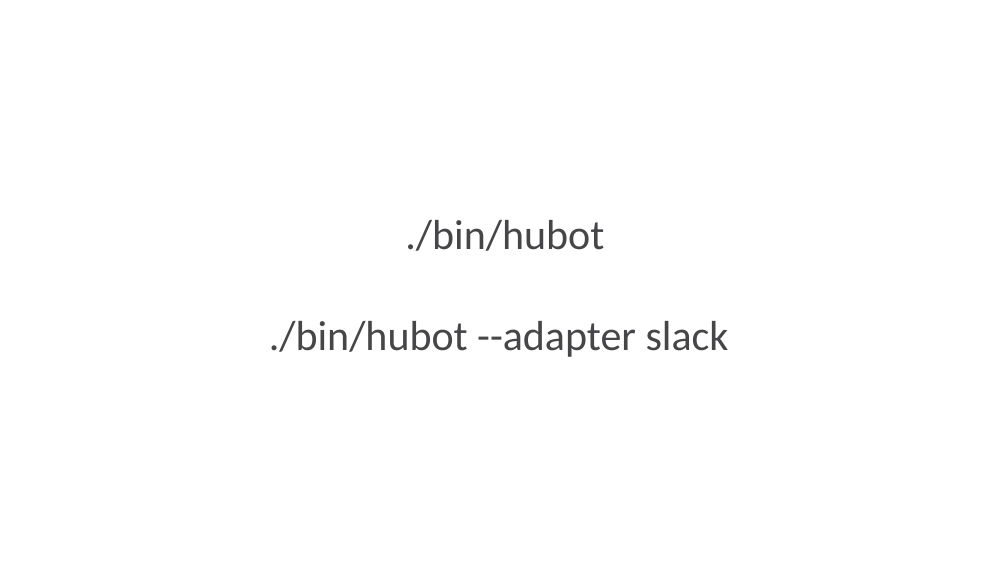
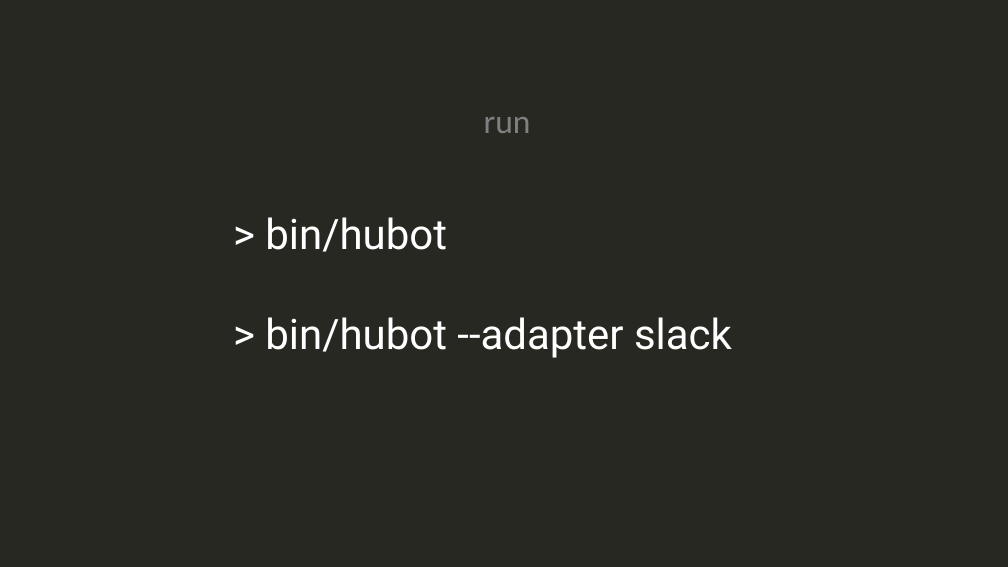
Before and after one commit to SneakyPeet/jsinsabot, a slide deck: slide 30 of jsinsa ChatopsV10.pptx. Drawn at 1008x567 pixels with LibreOffice and Linux fonts; fonts in the diff are those of the drawing. Boxes give left, top, right and bottom in pixels: in the first picture for what was removed or moved away, otherwise in the second. Text is boxed around its words. In the diff, an @@ line names an element or a change of style, - is before the commit and + after.

```diff
--- a/jsinsa ChatopsV10.pptx
+++ b/jsinsa ChatopsV10.pptx
@@ background #FFFFFF to #272822 @@
@@ text added at bbox=[484, 117, 531, 133], 32 pt, text #808080 @@
+run
@@ text at bbox=[265, 217, 732, 358]: text changed; font Calibri to Roboto; text colour #464547 to #FFFFFF @@
-./bin/hubot
-./bin/hubot --adapter slack
+> bin/hubot
+> bin/hubot --adapter slack
```
Also in this commit, not shown: 2 other slides changed, 11 slides added, 1 slide removed.
